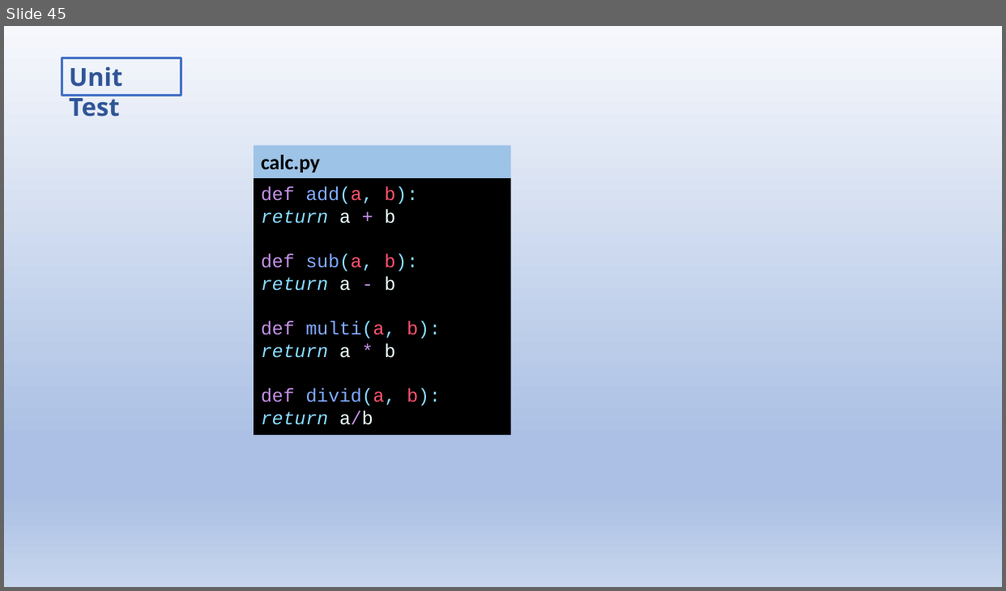
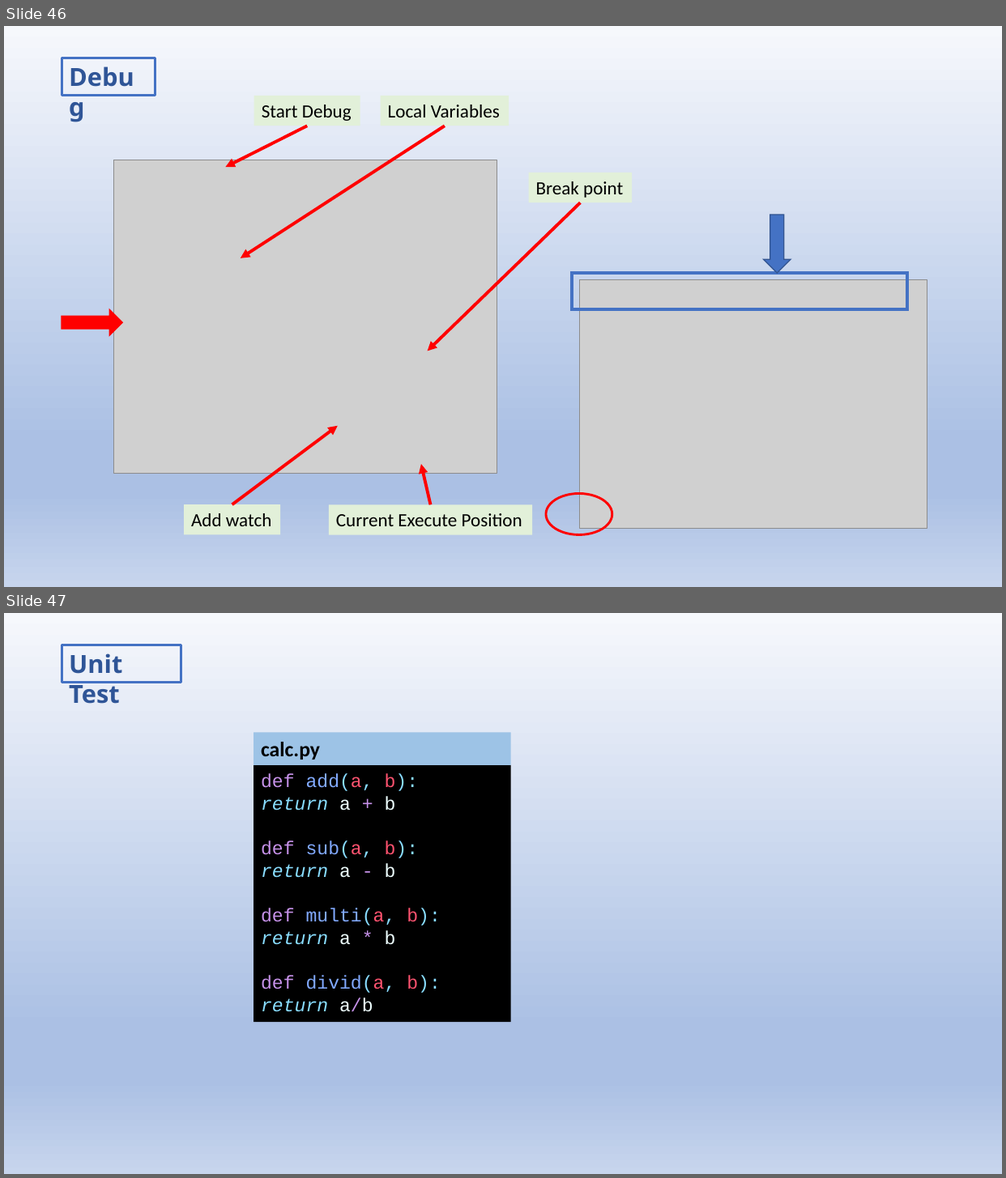
Before and after one commit to jwang1122/learnpython, a slide deck: Python Language.pptx. Shown one above the other, each under a label of ours: slide 45 before the commit, slides 46 and 47 after it. The pictures are 1006x591 and 1006x1178 pixels, drawn with LibreOffice and Linux fonts; fonts in the diff are those of the drawing; grey boxes stand for pictures. Boxes give left, top, right and bottom in pixels: in the first picture for what was removed or moved away, otherwise in the second. Text is boxed around its words. In the diff, an @@ line names an element or a change of style, - is before the commit and + after.

```diff
--- a/Python Language.pptx
+++ b/Python Language.pptx
@@ slide 46 added at [4,26,1002,587], background gradient #F6F8FC to #ABC0E4 to #C7D5ED @@
@@ rectangle added at [62,58,155,96], outline #4472C4 2.25 pt, 24 pt, text #2F5597, bold @@
+Debug
@@ rectangle added at [254,96,360,126], fill #E2F0D9, 18 pt, text #000000 @@
+Start Debug
@@ rectangle added at [381,96,509,126], fill #E2F0D9, 18 pt, text #000000 @@
+Local Variables
@@ arrow added from (307, 126) to (226, 168), #FF0000 3 pt @@
@@ arrow added from (445, 126) to (241, 258), #FF0000 3 pt @@
@@ picture added at [114,160,497,474] @@
@@ rectangle added at [529,173,632,203], fill #E2F0D9, 18 pt, text #000000 @@
+Break point
@@ arrow added from (581, 203) to (428, 351), #FF0000 3 pt @@
@@ down arrow added at [764,215,791,273], fill #4472C4, outline #325491 1 pt @@
@@ rectangle added at [572,273,908,310], outline #4472C4 3 pt @@
@@ picture added at [580,280,928,529] @@
@@ right arrow added at [62,310,122,335], fill #FF0000, outline #FF0000 1 pt @@
@@ arrow added from (232, 506) to (338, 426), #FF0000 3 pt @@
@@ arrow added from (431, 506) to (421, 465), #FF0000 3 pt @@
@@ rectangle added at [184,506,280,535], fill #E2F0D9, 18 pt, text #000000 @@
+Add watch
@@ rectangle added at [329,506,533,535], fill #E2F0D9, 18 pt, text #000000 @@
+Current Execute Position
@@ ellipse added at [546,494,612,535], outline #FF0000 2.25 pt @@
@@ what was slide 45 is now slide 47 @@
```
Also in this commit, not shown: 9 slides changed, 14 other slides added, 12 other files.
